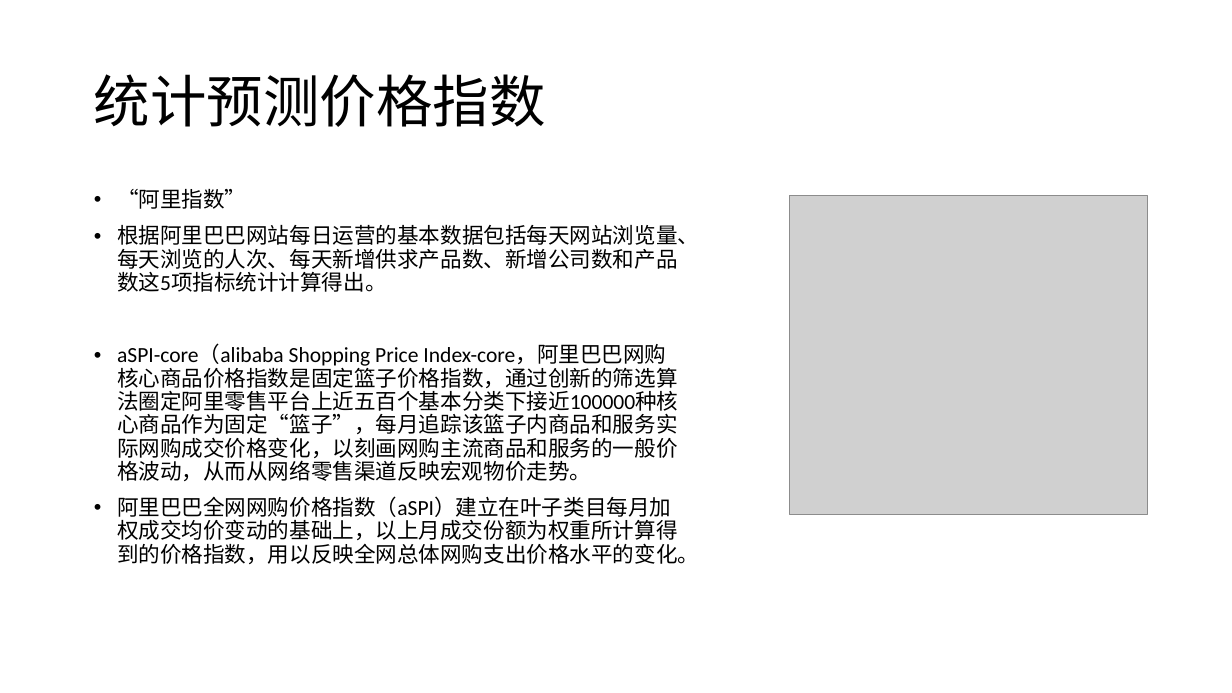
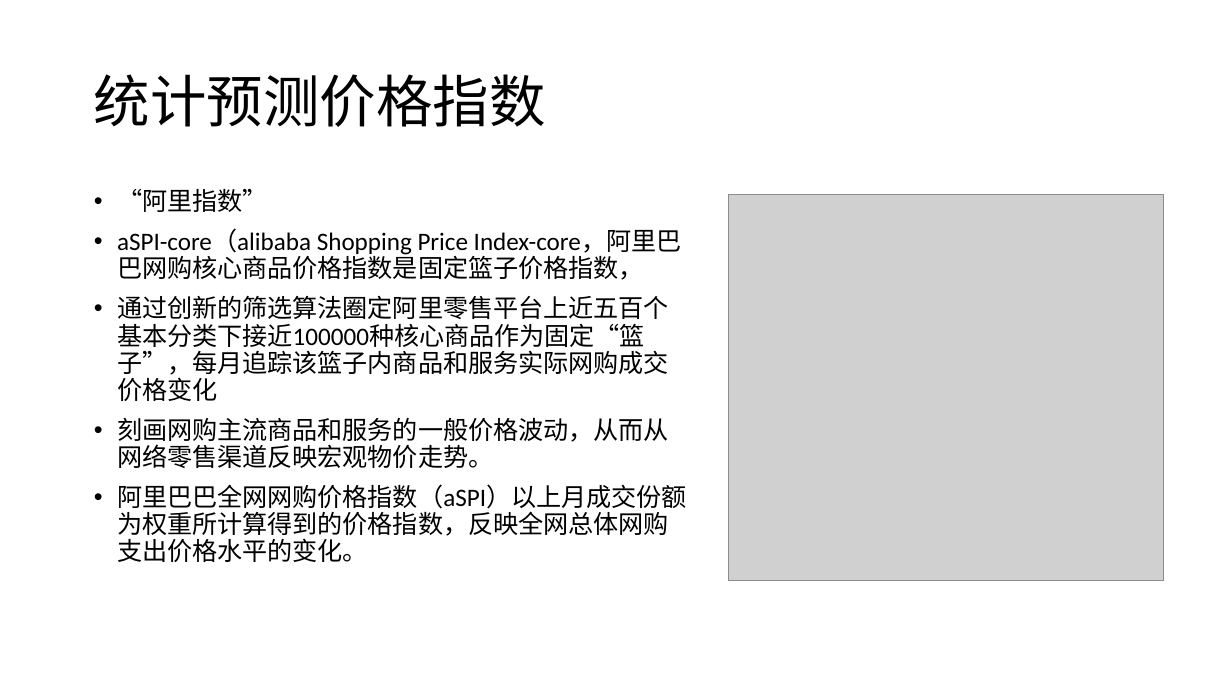
Before and after one commit to bwriteLeaf/writing, a slide deck: slide 4 of 报告写作/宏观经济部分.pptx. Drawn at 1232x693 pixels with LibreOffice and Linux fonts; fonts in the diff are those of the drawing; grey boxes stand for pictures. Boxes give left, top, right and bottom in pixels: in the first picture for what was removed or moved away, otherwise in the second. Text is boxed around its words. In the diff, an @@ line names an element or a change of style, - is before the commit and + after.

```diff
--- a/报告写作/宏观经济部分.pptx
+++ b/报告写作/宏观经济部分.pptx
@@ text at [117,189,268,212]: size 16.8 to 19.6 pt in "“阿里指数”" @@
@@ picture: place and size @@
-picture at [789,196,1148,515]
+picture at [729,194,1164,580]
@@ text at [117,230,687,562]: text changed; size 16.8 to 19.6 pt @@
-• 根据阿里巴巴网站每日运营的基本数据包括每天网站浏览量、每天浏览的人次、每天新增供求产品数、新增公司数和产品数这5项指标统计计算得出。
-• aSPI-core（alibaba Shopping Price Index-core，阿里巴巴网购核心商品价格指数是固定篮子价格指数，通过创新的筛选算法圈定阿里零售平台上近五百个基本分类下接近100000种核心商品作为固定“篮子”，每月追踪该篮子内商品和服务实际网购成交价格变化，以刻画网购主流商品和服务的一般价格波动，从而从网络零售渠道反映宏观物价走势。
-• 阿里巴巴全网网购价格指数（aSPI）建立在叶子类目每月加权成交均价变动的基础上，以上月成交份额为权重所计算得到的价格指数，用以反映全网总体网购支出价格水平的变化。
+• aSPI-core（alibaba Shopping Price Index-core，阿里巴巴网购核心商品价格指数是固定篮子价格指数，
+• 通过创新的筛选算法圈定阿里零售平台上近五百个基本分类下接近100000种核心商品作为固定“篮子”，每月追踪该篮子内商品和服务实际网购成交价格变化
+• 刻画网购主流商品和服务的一般价格波动，从而从网络零售渠道反映宏观物价走势。
+• 阿里巴巴全网网购价格指数（aSPI）以上月成交份额为权重所计算得到的价格指数，反映全网总体网购支出价格水平的变化。
```
Also in this commit, not shown: 8 other slides changed, 7 other files.
